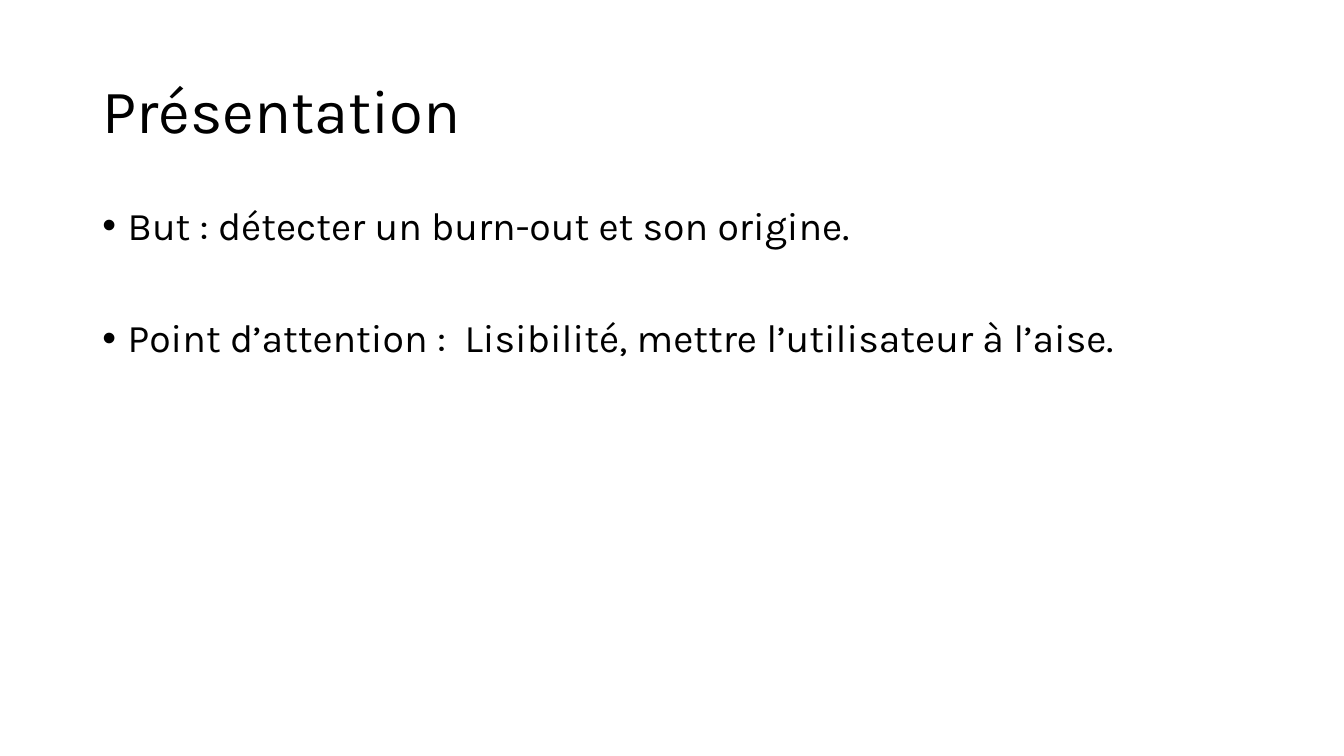
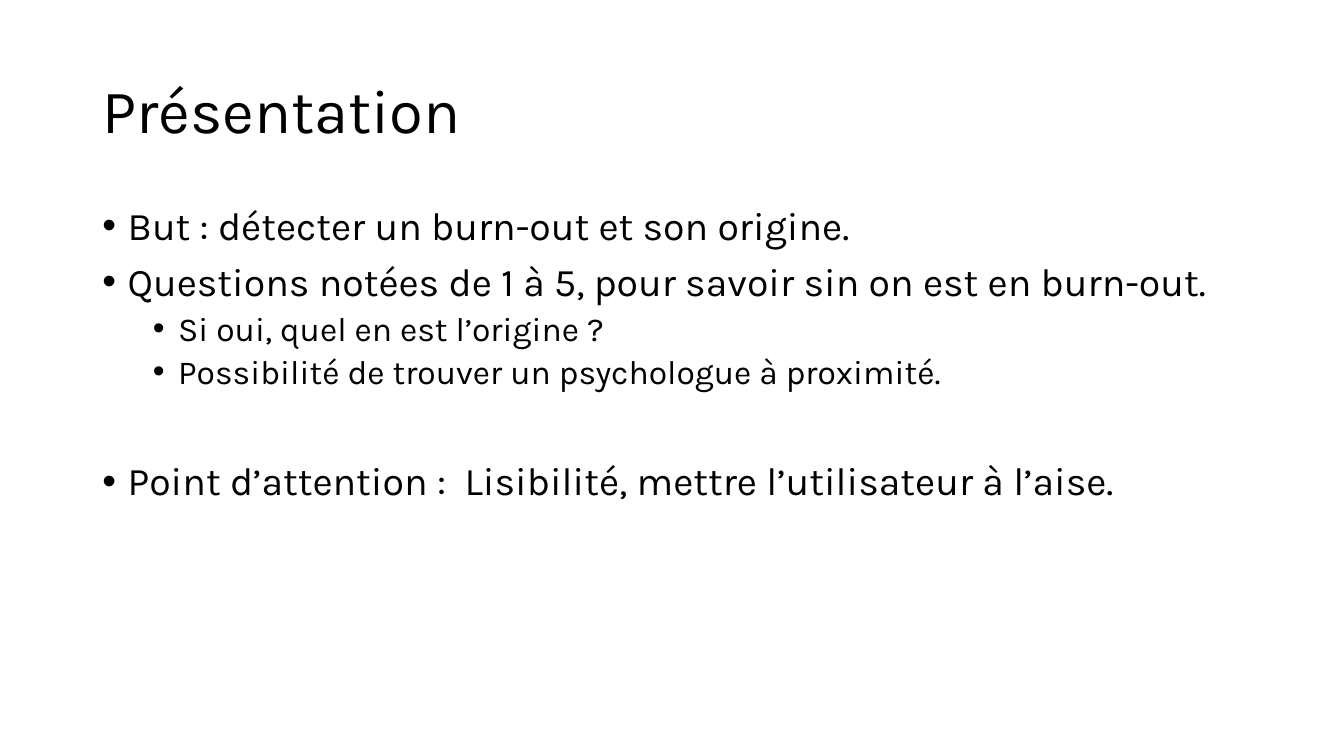
Before and after one commit to Pecorinow/Workshop_1, a slide deck: slide 2 of Workshop_Presentation.pptx. Drawn at 1344x756 pixels with LibreOffice and Linux fonts; fonts in the diff are those of the drawing. Boxes give left, top, right and bottom in pixels: in the first picture for what was removed or moved away, otherwise in the second. Text is boxed around its words. In the diff, an @@ line names an element or a change of style, - is before the commit and + after.

```diff
--- a/Workshop_Presentation.pptx
+++ b/Workshop_Presentation.pptx
@@ text at <box>128,266,1206,393</box>: paragraphs added @@
+• Questions notées de 1 à 5, pour savoir sin on est en burn-out.
+  • Si oui, quel en est l’origine ?
+  • Possibilité de trouver un psychologue à proximité.
```
Also in this commit, not shown: 2 other slides changed.
